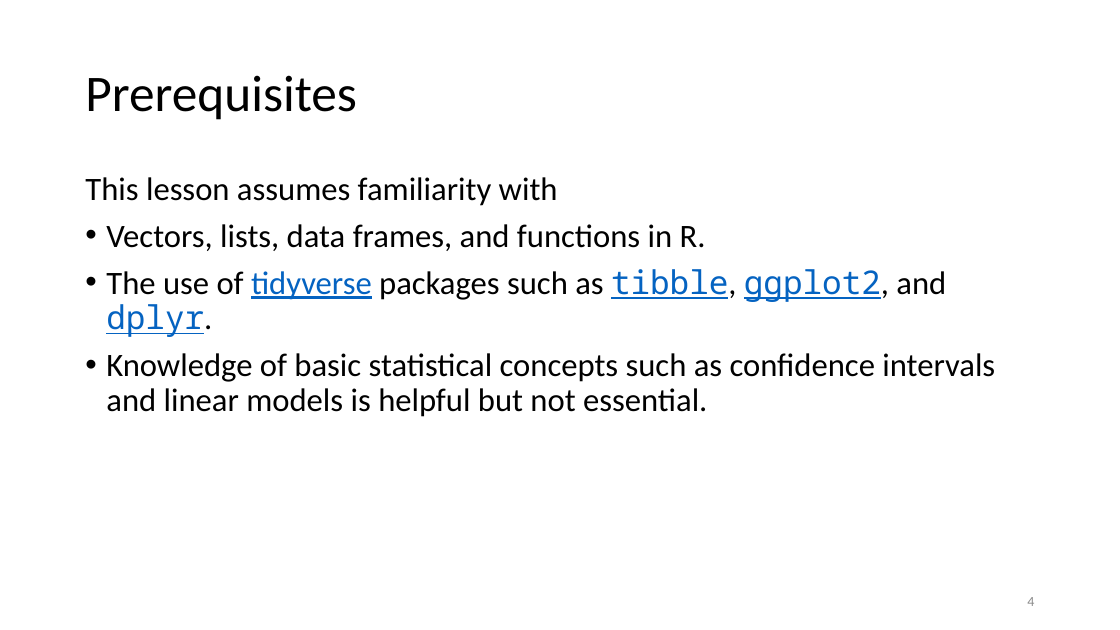
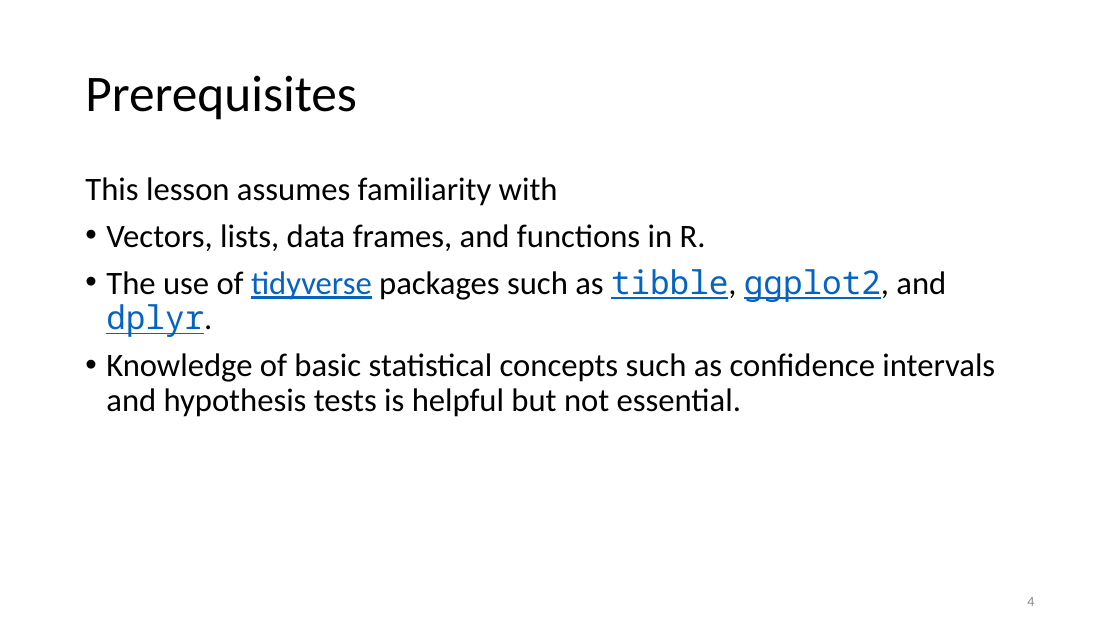
Before and after one commit to jmgraham30/SWBmodules, a slide deck: slide 4 of slides/iteration_with_purrr_version_02.pptx. Drawn at 1120x630 pixels with LibreOffice and Linux fonts; fonts in the diff are those of the drawing. Boxes give left, top, right and bottom in pixels: in the first picture for what was removed or moved away, otherwise in the second. Text is boxed around its words. In the diff, an @@ line names an element or a change of style, - is before the commit and + after.

```diff
--- a/slides/iteration_with_purrr_version_02.pptx
+++ b/slides/iteration_with_purrr_version_02.pptx
@@ text at (106, 353, 995, 417): text changed @@
-• Knowledge of basic statistical concepts such as confidence intervals and linear models is helpful but not essential.
+• Knowledge of basic statistical concepts such as confidence intervals and hypothesis tests is helpful but not essential.
```
Also in this commit, not shown: 2 other slides changed, 1 slide added, 5 other files.
